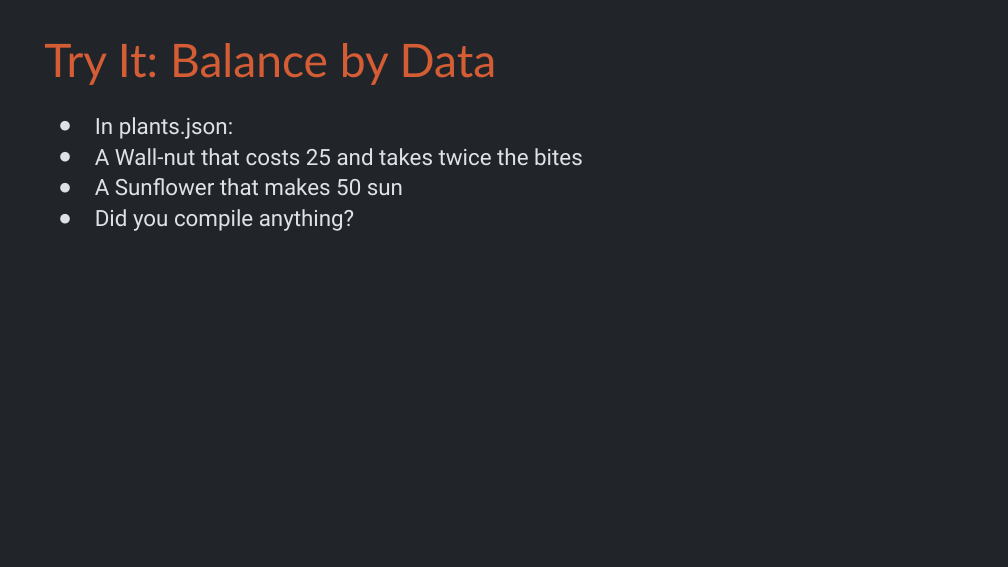
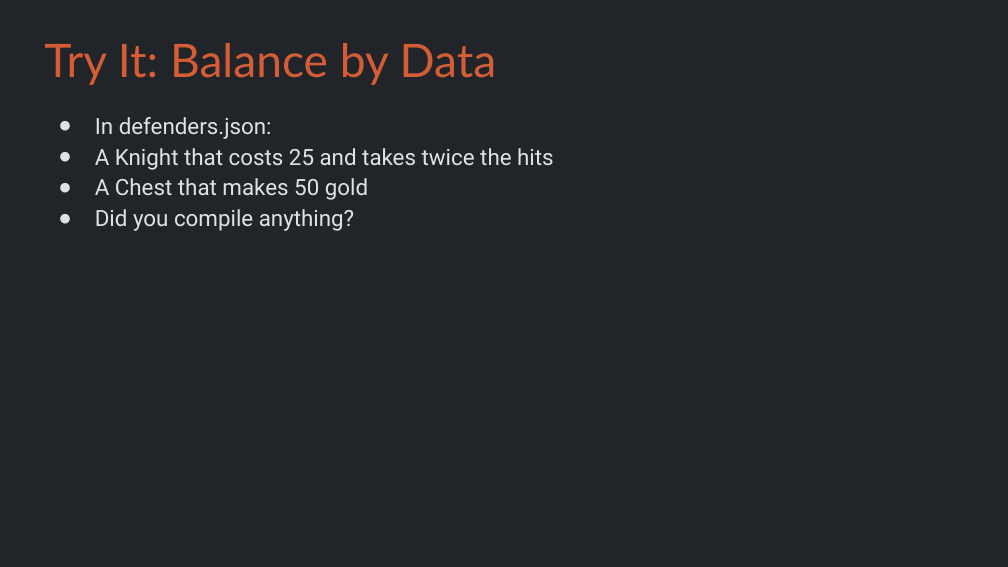
Before and after one commit to Metamate/gar, a slide deck: slide 26 of slides/09 Plants vs. Zombies.pptx. Drawn at 1008x567 pixels with LibreOffice and Linux fonts; fonts in the diff are those of the drawing. Boxes give left, top, right and bottom in pixels: in the first picture for what was removed or moved away, otherwise in the second. Text is boxed around its words. In the diff, an @@ line names an element or a change of style, - is before the commit and + after.

```diff
--- a/slides/09 Plants vs. Zombies.pptx
+++ b/slides/09 Plants vs. Zombies.pptx
@@ text at box(95, 117, 554, 200): text changed @@
-● In plants.json:
-● A Wall-nut that costs 25 and takes twice the bites
-● A Sunflower that makes 50 sun
+● In defenders.json:
+● A Knight that costs 25 and takes twice the hits
+● A Chest that makes 50 gold
```
Also in this commit, not shown: 23 other slides changed, 8 other files.
